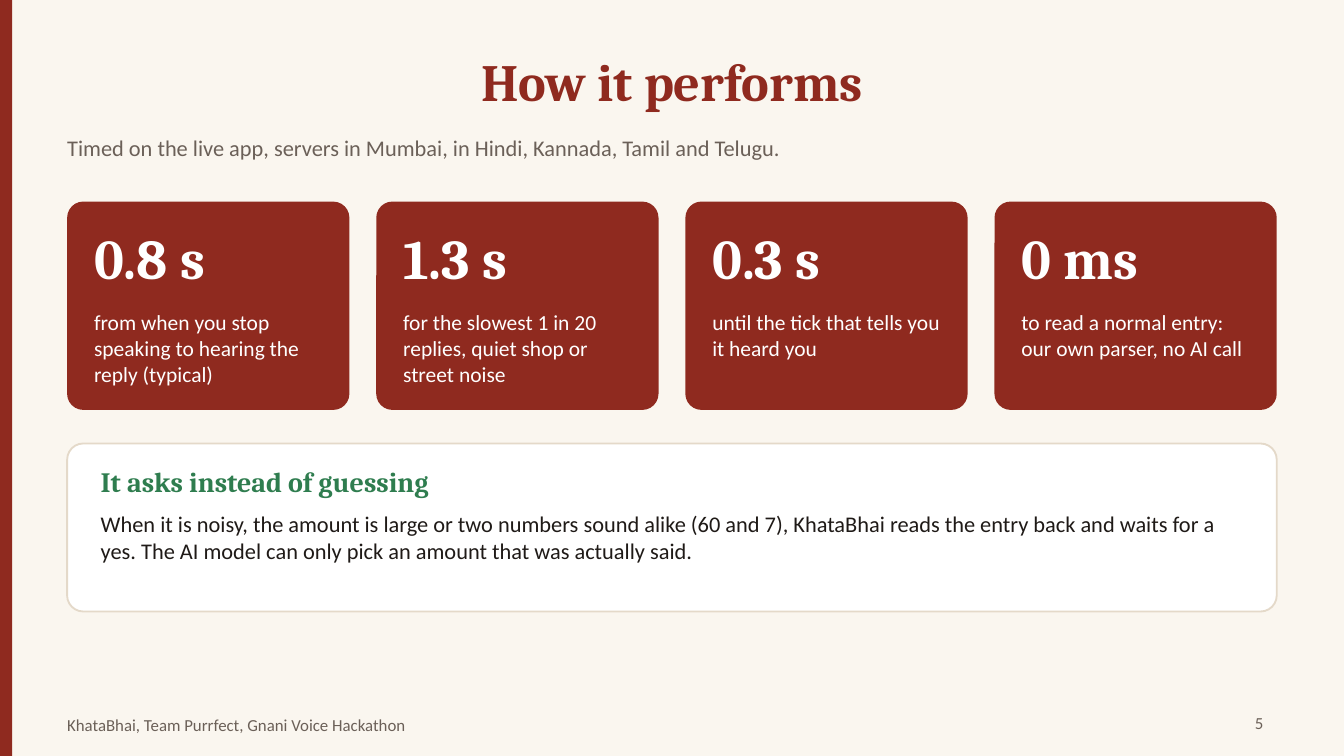
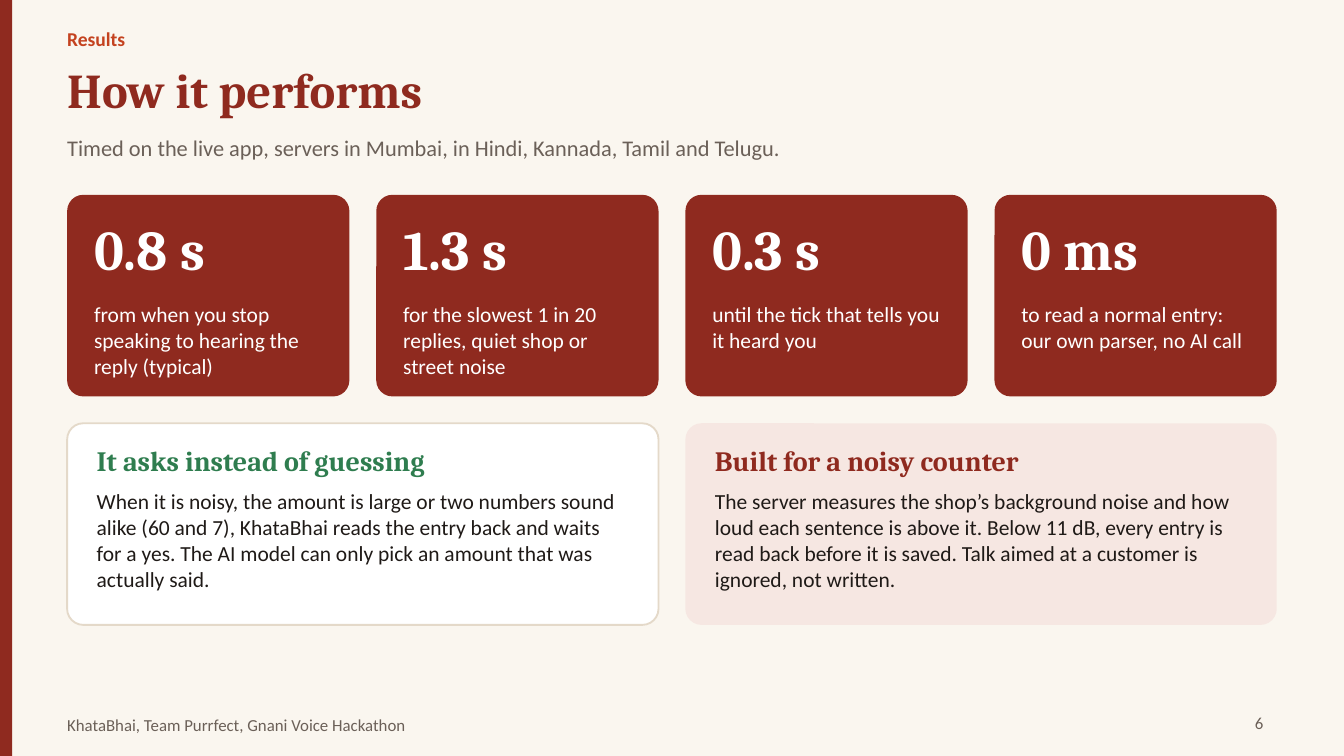
Before and after one commit to sulaiman-shariff/voice-khata, a slide deck: slide 6 of docs/KhataBhai_Deck.pptx (slide 5 before the commit). Drawn at 1344x756 pixels with LibreOffice and Linux fonts; fonts in the diff are those of the drawing. Boxes give left, top, right and bottom in pixels: in the first picture for what was removed or moved away, otherwise in the second. Text is boxed around its words. In the diff, an @@ line names an element or a change of style, - is before the commit and + after.

```diff
--- a/docs/KhataBhai_Deck.pptx
+++ b/docs/KhataBhai_Deck.pptx
@@ title "How it performs" moved from (x1=481, y1=64, x2=863, y2=112) to (x1=67, y1=73, x2=423, y2=118) @@
@@ title "How it performs" at (x1=67, y1=73, x2=423, y2=118): size 28 to 26 pt; alignment centre to left @@
@@ text added at (x1=67, y1=32, x2=125, y2=46), 10.5 pt, text #C4421F, bold @@
+Results
@@ rounded rectangle resized from (x1=67, y1=202, x2=349, y2=410) to (x1=67, y1=195, x2=349, y2=396) @@
@@ rounded rectangle resized from (x1=376, y1=202, x2=659, y2=410) to (x1=376, y1=195, x2=659, y2=396) @@
@@ rounded rectangle resized from (x1=685, y1=202, x2=968, y2=410) to (x1=685, y1=195, x2=968, y2=396) @@
@@ rounded rectangle resized from (x1=995, y1=202, x2=1277, y2=410) to (x1=995, y1=195, x2=1277, y2=396) @@
@@ 8 texts moved together from (x1=94, y1=241, x2=1242, y2=386) to (x1=94, y1=232, x2=1242, y2=378) @@
@@ proportions changed in 5 elements at (x1=67, y1=195, x2=349, y2=396), (x1=376, y1=195, x2=659, y2=396), (x1=685, y1=195, x2=968, y2=396), (x1=995, y1=195, x2=1277, y2=396), (x1=67, y1=423, x2=659, y2=625) @@
@@ rounded rectangle resized from (x1=67, y1=444, x2=1277, y2=612) to (x1=67, y1=423, x2=659, y2=625) @@
@@ text "It asks instead of guessing" moved from (x1=101, y1=472, x2=1215, y2=563) to (x1=97, y1=451, x2=615, y2=591) @@
@@ rounded rectangle added at (x1=685, y1=423, x2=1277, y2=625), fill #F6E7E2 @@
@@ text added at (x1=715, y1=451, x2=1229, y2=591), 11.5 pt, text #1F1A17 @@
+Built for a noisy counter
+The server measures the shop’s background noise and how loud each sentence is above it. Below 11 dB, every entry is read back before it is saved. Talk aimed at a customer is ignored, not written.
@@ text at (x1=97, y1=494, x2=615, y2=591): size 12 to 11.5 pt in "When it is noisy, the amount is ..." @@
@@ page number at (x1=1255, y1=717, x2=1264, y2=729): text changed @@
-5
+6
```
Also in this commit, not shown: 5 other slides changed, 1 slide added, 2 other files.
